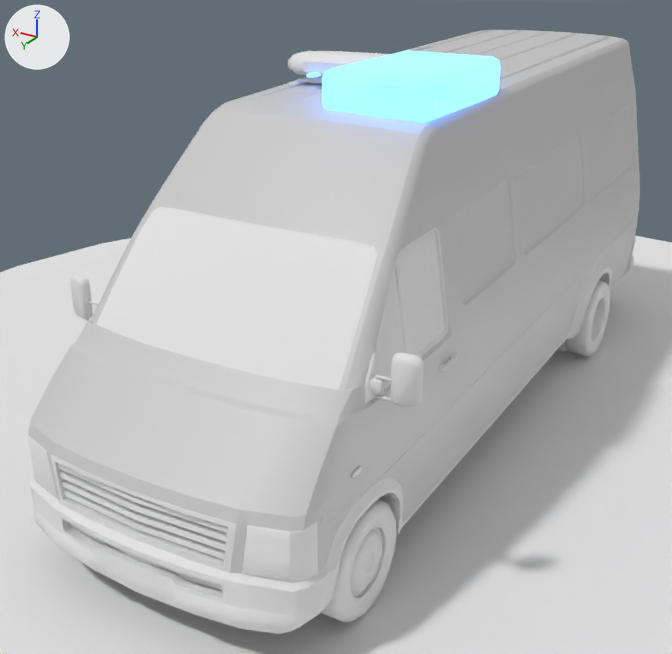
Renders of the glTF model assets/heavy/cars/sirens/amb-eu.glb from each side of a commit.
Before and after are seen from a camera (50 mm lens) standing at (-0.273, 0.575, 0.33) and looking at (0.038, 0.058, 0.072). Lighting does not change. The marker at upper left points along +X, +Y and +Z. The picture after the commit comes second. Where no turn or scale is listed for an object, it has been applied to the vertices. Vertices at exactly the same position are counted once.
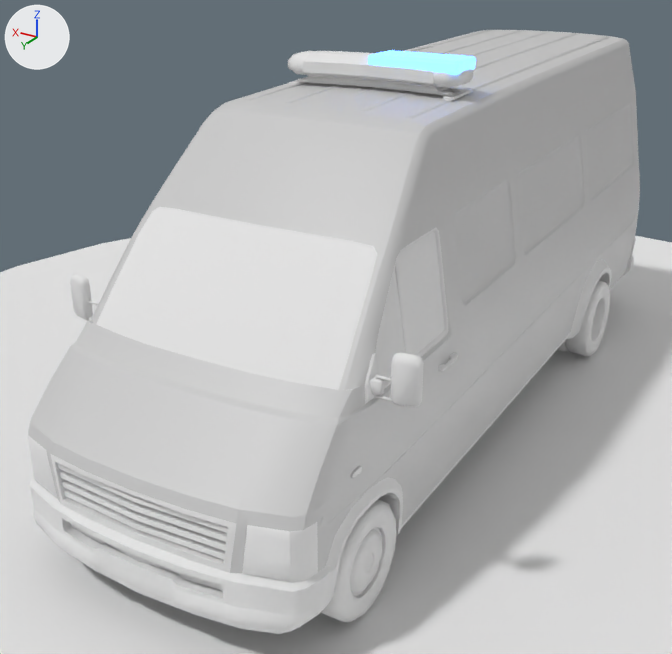
Pixel boxes [x1, y1, x2, y2] of what changed, in the pictures (672 x 654 px):
```json
{"object": "siren_L", "change": "reshaped, moved", "before": [322, 50, 501, 123], "after": [368, 50, 476, 75], "on screen": "39% narrower, 65% shorter"}
{"object": "siren_R", "change": "moved", "before": [306, 72, 321, 78], "on screen": "not visible afterwards"}
```

Edits to the scene script, one JSON object a line:
```json
{"block": "me_siren_l", "where": "# used by ob_siren_l; location = (-0.0279, 0.0779, 0.2469)"}
{"op": "remove", "block": "me_siren_l", "code": "me_siren_l.from_pydata(...)  # 56 vertices, 108 faces; spans x -0.0341..0.0341, y -0.0514..0.0514, z -0.0123..0.0123"}
{"op": "add", "block": "me_siren_l", "code": "me_siren_l.from_pydata(...)  # 56 vertices, 108 faces; spans x -0.0295..0.0295, y -0.0137..0.0137, z -0.004..0.004"}
{"block": "me_siren_l", "change": "me_siren_l part 1: 56 of 56 vertices moved; they spanned x -0.0341..0.0341, y -0.0514..0.0514, z -0.0123..0.0123 and now span x -0.0295..0.0295, y -0.0137..0.0137, z -0.004..0.004; mean shift (0.0, 0.0, 0.0)"}
{"op": "set", "path": "ob_siren_l.location", "old": "(-0.0279, 0.0779, 0.2469)", "new": "(-0.0232, 0.0603, 0.2568)"}
{"op": "set", "path": "ob_siren_r.location", "old": "(0.0416, 0.0777, 0.2467)", "new": "(0.0369, 0.0603, 0.2568)"}
```
